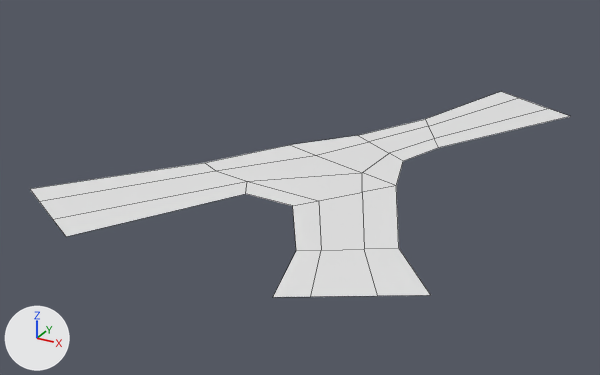
The OBJ model Assets/Models/River/river_3_c.obj: old version first, new version second.
One viewpoint serves both versions: a camera (50 mm lens) standing at (2.13, -4.26, 1.83) and looking at (-0.11, -0.19, -0.21). The axes (+X, +Y, +Z) are drawn at lower left. The lights are the same throughout. The picture after the commit comes second. Mesh edges are drawn as thin lines. Where no turn or scale is listed for an object, it has been applied to the vertices.

Script lines for the objects in view, before the commit:
```python
me_river_3_c = bpy.data.meshes.new('river_3_c')
me_river_3_c.from_pydata(...)  # 35 vertices, 23 faces; spans x -1.15..1.15, y -1.67..1.67, z 0.0
ob_river_3_c = bpy.data.objects.new('river_3_c', me_river_3_c)
ob_river_3_c.location = (0.0, 0.0, 0.0)
```
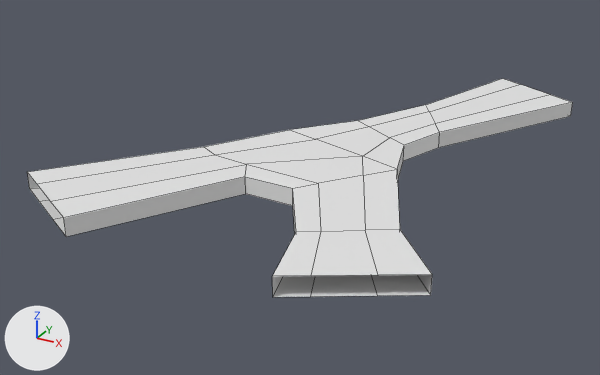
Pixel boxes (x1, y1, x2, y2) of what changed, in the pictures (600 x 375 px):
'river_3_c', reshaped (7% taller)
    before: (30, 92, 570, 297)
    after: (27, 78, 573, 297)

What the commit changed:
me_river_3_c is used by ob_river_3_c; location (0.0, 0.0, 0.0).
me_river_3_c had 35 vertices, 23 faces and spanned x -1.15..1.15, y -1.67..1.67, z 0.0.
me_river_3_c now has 70 vertices, 60 faces and spans x -1.15..1.15, y -1.67..1.67, z 0.0..0.1.
Part 1, on me_river_3_c:
23 faces are deleted.
18 vertices are added at x -0.99..0.98, y -1.59..1.58, z 0.1.
17 new vertices lie (0.0, 0.0, 0.1) away from vertices in x -1.15..1.15, y -1.67..1.67, z 0.0.
60 new faces join them.
